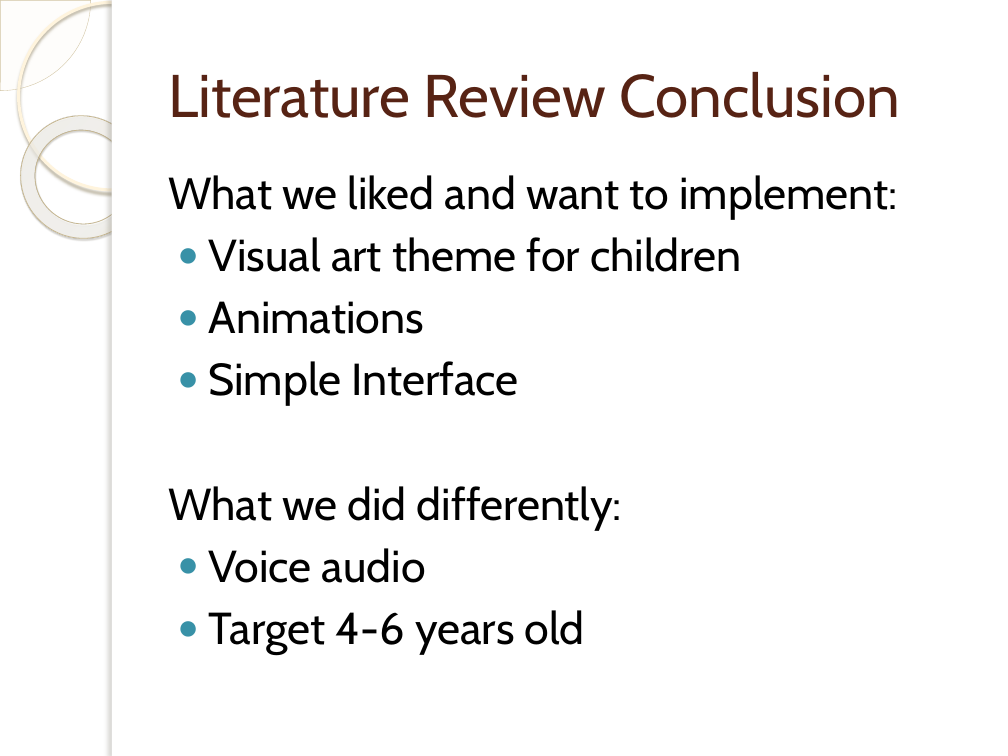
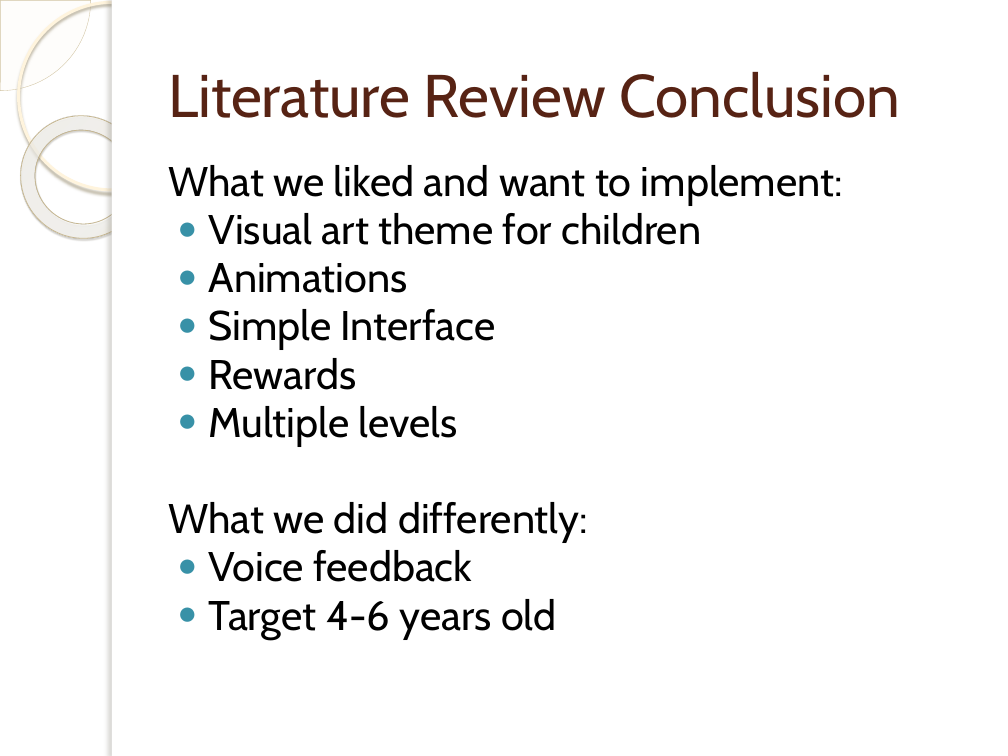
Before and after one commit to Kunalzx/SaveElectricityAndroidGame, a slide deck: slide 6 of Documents/Drafts/Design Ppt Hot topic3.pptx. Drawn at 1008x756 pixels with LibreOffice and Linux fonts; fonts in the diff are those of the drawing; background and template pictures are left out. Boxes give left, top, right and bottom in pixels: in the first picture for what was removed or moved away, otherwise in the second. Text is boxed around its words. In the diff, an @@ line names an element or a change of style, - is before the commit and + after.

```diff
--- a/Documents/Drafts/Design Ppt Hot topic3.pptx
+++ b/Documents/Drafts/Design Ppt Hot topic3.pptx
@@ text at bbox=[168, 165, 843, 639]: size 32 to 29.6 pt in "What we liked and want to implement:", "Visual art theme for children", "Animations", "Simple Interface" and 2 more places; line spacing 1 to 0.8 @@
@@ text at bbox=[209, 358, 458, 446]: paragraphs added @@
+● Rewards
+● Multiple levels
@@ text at bbox=[209, 550, 472, 582]: text changed; size 32 to 29.6 pt @@
-● Voice audio
+● Voice feedback
```
Also in this commit, not shown: 2 other slides changed, 2 slides added, 1 slide removed.
